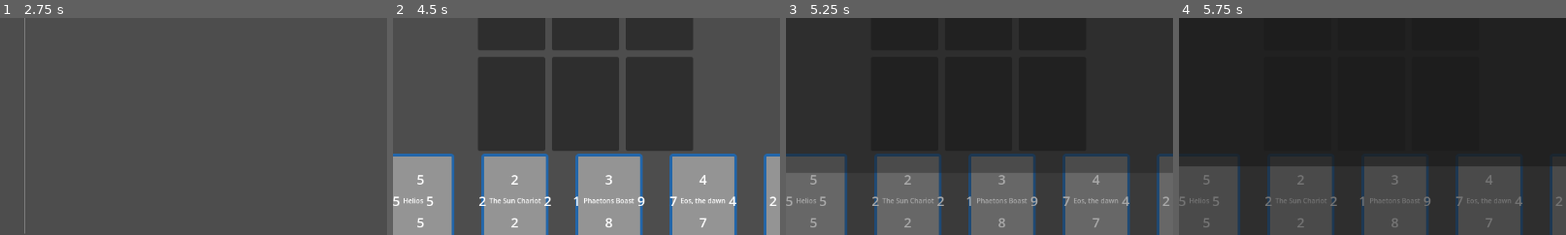
Above: before the commit, frames 1-4 (left to right).
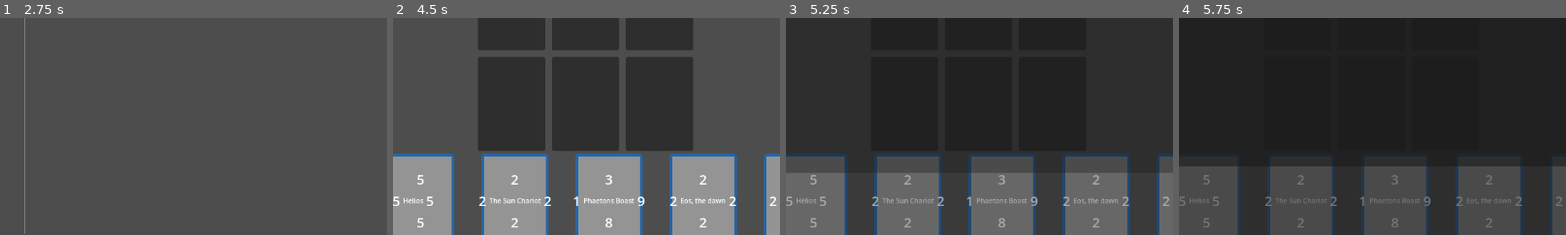
Above: after the commit, the same moments.

Repository: leslieharding/Mnemosyne
Game: Godot game, scene res://Scenes/MainMenu.tscn
Same seed, same stepped clock (60 frames per second), same inputs: the game is played once before the commit and once after it.
Inputs:
- Up to frame 1 (2.75 s): click "New Game" at 0.5 s; click "New Game" at 1.25 s; click "Apollo" at 2 s
- Up to frame 2 (4.5 s): click "The Sun" at 2.75 s; click "Start Game" at 3.5 s; click "Battle Shadow Acolyte" at 4.25 s
- Up to frame 3 (5.25 s): click "📖" at 5 s
- Up to frame 4 (5.75 s): no input
The pictures show only the part of the screen within x 25-75%, y 46-96%; the shares and areas given below are measured in that part.

Frame 1 is identical in both runs. In frame 2, 0.2% of the frame differs, in the area x 71-89%, y 72-97%; in frame 3, 0.1%; in frame 4, less than 0.1%.

Commit message:
passive ability implemented

Diff:
--- /dev/null
+++ b/Resources/Abilities/passive_boost.tres
@@ -0,0 +1,11 @@
+[gd_resource type="Resource" script_class="PassiveBoostAbility" load_steps=2 format=3 uid="uid://c7cypeqi3nxf0"]
+
+[ext_resource type="Script" uid="uid://d1cwgpmvptcjn" path="res://Resources/Abilities/passive_boost_ability.gd" id="1_erull"]
+
+[resource]
+script = ExtResource("1_erull")
+boost_amount = 1
+ability_name = "Divine Inspiration"
+description = "While under your control, all other friendly cards gain +1 to all stats"
+unlock_level = 0
+trigger_condition = 3
--- /dev/null
+++ b/Resources/Abilities/passive_boost_ability.gd
@@ -0,0 +1,101 @@
+# res://Resources/Abilities/passive_boost_ability.gd
+class_name PassiveBoostAbility
+extends CardAbility
+
+@export var boost_amount: int = 1
+
+func _init():
+	ability_name = "Divine Inspiration"
+	description = "While on the board, all other friendly cards gain +1 to all stats"
+	trigger_condition = TriggerType.PASSIVE
+
+func execute(context: Dictionary) -> bool:
+	if not can_execute(context):
+		return false
+
+	var action = context.get("passive_action", "")
+	var boosting_card = context.get("boosting_card")
+	var boosting_position = context.get("boosting_position", -1)
+	var game_manager = context.get("game_manager")
+
+	print("PassiveBoostAbility: Action = ", action, " for card at position ", boosting_position)
+
+	if not boosting_card or boosting_position == -1 or not game_manager:
+		print("PassiveBoostAbility: Missing required context data")
+		return false
+
+	match action:
+		"apply":
+			return apply_boost(boosting_position, game_manager)
+		"remove":
+			return remove_boost(boosting_position, game_manager)
+		_:
+			print("PassiveBoostAbility: Unknown action: ", action)
+			return false
+
+func apply_boost(boosting_position: int, game_manager) -> bool:
+	print("PassiveBoostAbility: Applying boost from position ", boosting_position)
+
+	var boosting_owner = game_manager.get_owner_at_position(boosting_position)
+	var boosted_count = 0
+
+	# Boost all other friendly cards on the board
+	for i in range(game_manager.grid_ownership.size()):
+		if i == boosting_position:  # Skip the boosting card itself
+			continue
+
+		var card_owner = game_manager.get_owner_at_position(i)
+		if card_owner == boosting_owner and game_manager.grid_occupied[i]:
+			var card = game_manager.get_card_at_position(i)
+			if card:
+				# Apply boost to all directions
+				for direction in range(4):
+					card.values[direction] += boost_amount
+
+				print("  Boosted ", card.card_name, " at position ", i, " by +", boost_amount)
+				boosted_count += 1
+
+				# Update visual display
+				game_manager.update_card_display(i, card)
+
+	if boosted_count > 0:
+		print(ability_name, " activated! Boosted ", boosted_count, " friendly cards by +", boost_amount)
+	else:
+		print(ability_name, " had no effect - no other friendly cards on board")
+
+	return boosted_count > 0
+
+func remove_boost(boosting_position: int, game_manager) -> bool:
+	print("PassiveBoostAbility: Removing boost from position ", boosting_position)
+
+	var boosting_owner = game_manager.get_owner_at_position(boosting_position)
+	var deboosted_count = 0
+
+	# Remove boost from all other friendly cards on the board
+	for i in range(game_manager.grid_ownership.size()):
+		if i == boosting_position:  # Skip the boosting card itself
+			continue
+
+		var card_owner = game_manager.get_owner_at_position(i)
+		if card_owner == boosting_owner and game_manager.grid_occupied[i]:
+			var card = game_manager.get_card_at_position(i)
+			if card:
+				# Remove boost from all directions
+				for direction in range(4):
+					card.values[direction] -= boost_amount
+					# Ensure values don't go below 1
+					card.values[direction] = max(1, card.values[direction])
+
+				print("  Removed boost from ", card.card_name, " at position ", i, " by -", boost_amount)
+				deboosted_count += 1
+
+				# Update visual display
+				game_manager.update_card_display(i, card)
+
+	if deboosted_count > 0:
+		print(ability_name, " deactivated! Removed boost from ", deboosted_count, " friendly cards")
+
+	return deboosted_count > 0
+
+func can_execute(context: Dictionary) -> bool:
+	return true
--- a/Resources/Collections/Apollo.tres
+++ b/Resources/Collections/Apollo.tres
@@ -7,6 +7,7 @@
 [ext_resource type="Script" uid="uid://bqbrhjegh1g6e" path="res://Resources/Abilities/stat_boost_ability.gd" id="3_dwe15"]
 [ext_resource type="Script" uid="uid://b72irnrav5w53" path="res://Resources/Abilities/defensive_counter_ability.gd" id="4_dwe15"]
 [ext_resource type="Script" uid="uid://dgsvwgjhs2vju" path="res://Resources/Abilities/stat_nullify_ability.gd" id="4_ooqpa"]
+[ext_resource type="Script" uid="uid://d1cwgpmvptcjn" path="res://Resources/Abilities/passive_boost_ability.gd" id="6_e1acv"]
 
 [sub_resource type="Resource" id="Resource_sfw3d"]
 script = ExtResource("3_dwe15")
@@ -57,12 +58,21 @@
 abilities = Array[ExtResource("2_cm1c1")]([SubResource("Resource_l7o3e")])
 metadata/_custom_type_script = "uid://lhqcxql28o5c"
 
+[sub_resource type="Resource" id="Resource_f31oe"]
+script = ExtResource("6_e1acv")
+boost_amount = 1
+ability_name = "Divine Inspiration"
+description = "While under your control, all other friendly cards gain +1 to all stats"
+unlock_level = 0
+trigger_condition = 3
+metadata/_custom_type_script = "uid://d1cwgpmvptcjn"
+
 [sub_resource type="Resource" id="Resource_dwe15"]
 script = ExtResource("1_vqrrp")
 card_name = "Eos, the dawn"
-values = Array[int]([4, 4, 7, 7])
+values = Array[int]([2, 2, 2, 2])
 description = "Welcome to a new day"
-abilities = Array[ExtResource("2_cm1c1")]([])
+abilities = Array[ExtResource("2_cm1c1")]([SubResource("Resource_f31oe")])
 metadata/_custom_type_script = "uid://lhqcxql28o5c"
 
 [sub_resource type="Resource" id="Resource_ooqpa"]
--- a/Scripts/apollo_game.gd
+++ b/Scripts/apollo_game.gd
@@ -49,6 +49,10 @@
 @onready var board_container = $VBoxContainer/GameGrid
 @onready var game_status_label = $VBoxContainer/Title
 @onready var deck_name_label = $VBoxContainer/DeckName
+
+var active_passive_abilities: Dictionary = {}  # position -> array of passive abilities
+
+
 
 func _ready():
 	# Initialize game managers
@@ -261,6 +265,8 @@
 		grid_ownership[grid_index] = new_owner
 		print("Card at slot ", grid_index, " ownership changed to ", "Player" if new_owner == Owner.PLAYER else "Opponent")
 
+# This replaces the existing resolve_combat function in apollo_game.gd (around lines 210-280)
+
 func resolve_combat(grid_index: int, attacking_owner: Owner, attacking_card: CardResource):
 	print("Resolving combat for card at slot ", grid_index)
 
@@ -372,10 +378,21 @@
 						else:
 							print("DEBUG: No ON_DEFEND abilities found or level requirement not met")
 
-	# Apply all captures
+	# Apply all captures and handle passive abilities
 	for captured_index in captures:
+		# Store the card data before changing ownership (for passive ability removal)
+		var captured_card_data = grid_card_data[captured_index]
+
+		# Remove passive abilities of the captured card BEFORE changing ownership
+		handle_passive_abilities_on_capture(captured_index, captured_card_data)
+
+		# Change ownership
 		grid_ownership[captured_index] = attacking_owner
 		print("Card at slot ", captured_index, " is now owned by ", "Player" if attacking_owner == Owner.PLAYER else "Opponent")
+
+	# Refresh all passive abilities to account for ownership changes
+	if captures.size() > 0:
+		refresh_all_passive_abilities()
 
 	# Update visuals for all affected cards
 	update_board_visuals()
@@ -997,6 +1014,8 @@
 		print("Updated card display for ", card_data.card_name, " with new values: ", card_data.values)
 
 
+# This replaces the existing place_card_on_grid function in apollo_game.gd (around lines 580-650)
+
 # Place the selected card on the selected grid
 func place_card_on_grid():
 	if selected_card_index == -1 or current_grid_index == -1:
@@ -1067,6 +1086,9 @@
 		# Update the visual display after abilities execute
 		update_card_display(current_grid_index, card_data)
 
+	# HANDLE PASSIVE ABILITIES
+	handle_passive_abilities_on_place(current_grid_index, card_data, card_level)
+
 	# Resolve combat (abilities may have modified stats)
 	var captures = resolve_combat(current_grid_index, Owner.PLAYER, card_data)
 	if captures > 0:
@@ -1090,6 +1112,91 @@
 
 	# Switch turns
 	turn_manager.next_turn()
+
+
+# Handle passive abilities when a card is placed
+func handle_passive_abilities_on_place(grid_position: int, card_data: CardResource, card_level: int):
+	# Check if this card has passive abilities
+	if card_data.has_ability_type(CardAbility.TriggerType.PASSIVE, card_level):
+		print("Handling passive abilities for ", card_data.card_name, " at position ", grid_position)
+
+		# Store reference to this card's passive abilities
+		if not grid_position in active_passive_abilities:
+			active_passive_abilities[grid_position] = []
+
+		var available_abilities = card_data.get_available_abilities(card_level)
+		for ability in available_abilities:
+			if ability.trigger_condition == CardAbility.TriggerType.PASSIVE:
+				active_passive_abilities[grid_position].append(ability)
+
+				# Execute the passive ability with "apply" action
+				var passive_context = {
+					"passive_action": "apply",
+					"boosting_card": card_data,
+					"boosting_position": grid_position,
+					"game_manager": self,
+					"card_level": card_level
+				}
+
+				ability.execute(passive_context)
+
+	# Also trigger passive abilities of existing cards (in case they need to affect the new card)
+	refresh_all_passive_abilities()
+
+# Handle passive abilities when a card is captured/removed
+func handle_passive_abilities_on_capture(grid_position: int, card_data: CardResource):
+	if grid_position in active_passive_abilities:
+		print("Removing passive abilities for captured card at position ", grid_position)
+
+		# Execute each passive ability with "remove" action
+		for ability in active_passive_abilities[grid_position]:
+			var passive_context = {
+				"passive_action": "remove",
+				"boosting_card": card_data,
+				"boosting_position": grid_position,
+				"game_manager": self
+			}
+
+			ability.execute(passive_context)
+
+		# Remove from tracking
+		active_passive_abilities.erase(grid_position)
+
+	# Refresh remaining passive abilities
+	refresh_all_passive_abilities()
+
+# Refresh all passive abilities (useful when ownership changes)
+func refresh_all_passive_abilities():
+	print("Refreshing all passive abilities")
+
+	# First remove all existing boosts
+	for position in active_passive_abilities:
+		var card_data = get_card_at_position(position)
+		if card_data:
+			for ability in active_passive_abilities[position]:
+				var passive_context = {
+					"passive_action": "remove",
+					"boosting_card": card_data,
+					"boosting_position": position,
+					"game_manager": self
+				}
+				ability.execute(passive_context)
+
+	# Then re-apply all boosts
+	for position in active_passive_abilities:
+		var card_data = get_card_at_position(position)
+		if card_data:
+			for ability in active_passive_abilities[position]:
+				var passive_context = {
+					"passive_action": "apply",
+					"boosting_card": card_data,
+					"boosting_position": position,
+					"game_manager": self
+				}
+				ability.execute(passive_context)
+
+
+
 
 # Remove a card from the player's hand after it's played
 func remove_card_from_hand(card_index: int):
Not shown, added: Resources/Abilities/passive_boost_ability.gd.uid
Not shown: 1 places in Resources/Collections/Apollo.tres that only renumber resources
